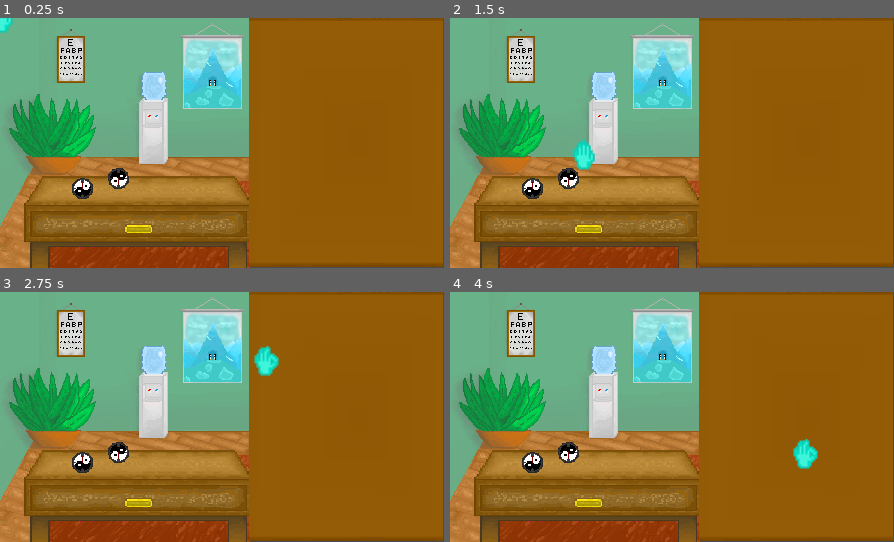
Above: before the commit, frames 1-4 (two rows, left to right).
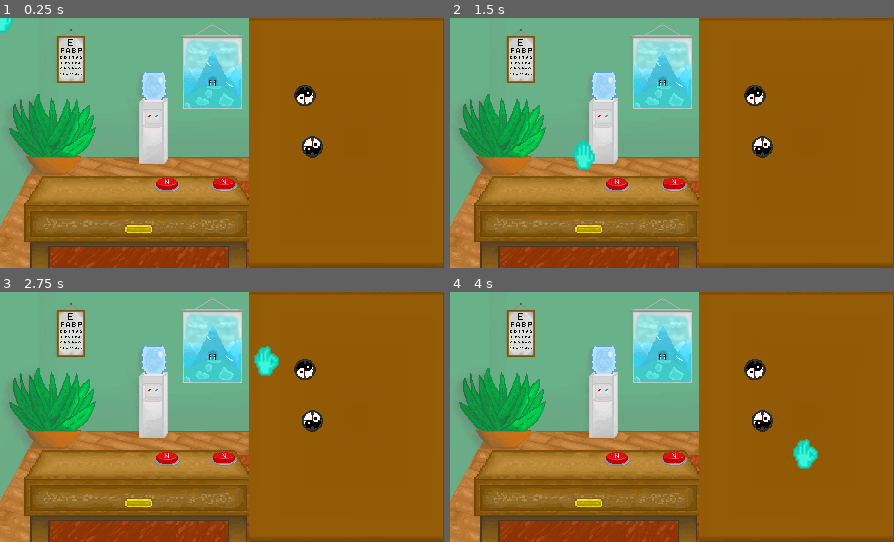
Above: after the commit, the same moments.

Repository: kari0036/Next-please-game-
Game: Godot game, scene res://scenes/Gabinet_Lekarski.tscn
Same seed, same stepped clock (60 frames per second), same inputs: the game is played once before the commit and once after it.
Inputs (mouse positions are in pixels of both pictures, inside the frame that each line leads up to):
- Up to frame 1 (0.25 s): no input
- Up to frame 2 (1.5 s): tap Enter at 0.5 s; move the mouse to (769, 130) at 0.52 s; press the mouse at (769, 130) at 0.53 s; tap Space at 1.25 s; move the mouse to (583, 155) at 1.27 s; release the mouse at (583, 155) at 1.28 s; click (583, 155) at 1.35 s
- Up to frame 3 (2.75 s): tap Enter at 2 s; move the mouse to (266, 362) at 2.02 s; press the mouse at (266, 362) at 2.03 s
- Up to frame 4 (4 s): tap Space at 2.75 s; move the mouse to (649, 467) at 2.77 s; release the mouse at (649, 467) at 2.78 s; click (649, 467) at 2.85 s; tap Enter at 3.5 s; move the mouse to (805, 454) at 3.52 s; press the mouse at (805, 454) at 3.53 s

The runs differ from the first frame. In frame 1, 1.8% of the frame differs, in the area x 16-73%, y 26-73%; in frame 2, 1.8%; in frame 3, 1.8%; in frame 4, 1.8%.

Commit message:
add buton

Diff:
--- /dev/null
+++ b/Next Please Game/scenes/Button.tscn
@@ -0,0 +1,41 @@
+[gd_scene load_steps=7 format=2]
+
+[ext_resource path="res://assets/button.png" type="Texture" id=1]
+[ext_resource path="res://scripts/NextPlease.gd" type="Script" id=2]
+
+[sub_resource type="AtlasTexture" id=1]
+atlas = ExtResource( 1 )
+region = Rect2( 0, 0, 32, 32 )
+
+[sub_resource type="AtlasTexture" id=2]
+atlas = ExtResource( 1 )
+region = Rect2( 32, 0, 32, 32 )
+
+[sub_resource type="SpriteFrames" id=3]
+animations = [ {
+"frames": [ SubResource( 1 ), SubResource( 2 ) ],
+"loop": true,
+"name": "default",
+"speed": 5.0
+} ]
+
+[sub_resource type="CircleShape2D" id=4]
+radius = 8.84673
+
+[node name="NextPlease" type="StaticBody2D" groups=[
+"button",
+]]
+position = Vector2( 0, -0.117987 )
+scale = Vector2( 1.5, 1.5 )
+script = ExtResource( 2 )
+__meta__ = {
+"_edit_group_": true
+}
+
+[node name="Sprite" type="AnimatedSprite" parent="."]
+position = Vector2( 0.461, -2.5 )
+scale = Vector2( 0.595821, 0.552111 )
+frames = SubResource( 3 )
+
+[node name="CollisionShape2D" type="CollisionShape2D" parent="."]
+shape = SubResource( 4 )
--- a/Next Please Game/scenes/Gabinet_Lekarski.tscn
+++ b/Next Please Game/scenes/Gabinet_Lekarski.tscn
@@ -1,9 +1,10 @@
-[gd_scene load_steps=5 format=2]
+[gd_scene load_steps=6 format=2]
 
 [ext_resource path="res://assets/pokuj.png" type="Texture" id=1]
 [ext_resource path="res://scenes/Stół.tscn" type="PackedScene" id=2]
 [ext_resource path="res://scenes/Ręka.tscn" type="PackedScene" id=3]
 [ext_resource path="res://scenes/item.tscn" type="PackedScene" id=4]
+[ext_resource path="res://scenes/Button.tscn" type="PackedScene" id=5]
 
 [node name="World" type="Node2D"]
 
@@ -14,11 +15,17 @@
 [node name="Stół" parent="." instance=ExtResource( 2 )]
 
 [node name="item2" parent="." instance=ExtResource( 4 )]
-position = Vector2( 119, 160 )
+position = Vector2( 305.259, 77.1717 )
 rotation = 3.14159
 
 [node name="item" parent="." instance=ExtResource( 4 )]
-position = Vector2( 82, 171 )
+position = Vector2( 311.985, 129.376 )
 
 [node name="ręka" parent="." instance=ExtResource( 3 )]
-position = Vector2( 199, 176 )
+position = Vector2( 191.755, 103.555 )
+
+[node name="NextPlease" parent="." instance=ExtResource( 5 )]
+position = Vector2( 223.568, 164.35 )
+
+[node name="NextPlease2" parent="." instance=ExtResource( 5 )]
+position = Vector2( 166.661, 164.79 )
--- a/Next Please Game/scenes/Stół.tscn
+++ b/Next Please Game/scenes/Stół.tscn
@@ -3,7 +3,7 @@
 [ext_resource path="res://assets/stół.png" type="Texture" id=1]
 
 [sub_resource type="RectangleShape2D" id=1]
-extents = Vector2( 97.9862, 122.495 )
+extents = Vector2( 88.9247, 111.337 )
 
 [node name="Stół" type="StaticBody2D" groups=[
 "item_holder",
--- a/Next Please Game/scenes/item.tscn
+++ b/Next Please Game/scenes/item.tscn
@@ -3,6 +3,7 @@
 [ext_resource path="res://assets/zegr.png" type="Texture" id=2]
 
 [sub_resource type="CircleShape2D" id=1]
+radius = 6.0624
 
 [node name="item" type="StaticBody2D" groups=[
 "items",
--- /dev/null
+++ b/Next Please Game/scenes/stół.tscn
@@ -0,0 +1,16 @@
+[gd_scene load_steps=3 format=2]
+
+[ext_resource path="res://assets/stół.png" type="Texture" id=1]
+
+[sub_resource type="RectangleShape2D" id=1]
+extents = Vector2( 94.108, 118.997 )
+
+[node name="StaticBody2D" type="StaticBody2D"]
+
+[node name="stół2" type="Sprite" parent="."]
+scale = Vector2( 0.234583, 0.3125 )
+z_index = -1
+texture = ExtResource( 1 )
+
+[node name="CollisionShape2D" type="CollisionShape2D" parent="."]
+shape = SubResource( 1 )
--- /dev/null
+++ b/Next Please Game/scripts/NextPlease.gd
@@ -0,0 +1,9 @@
+extends StaticBody2D
+
+onready var sprite = $Sprite
+
+func press():
+	sprite.frame = 1
+
+func unpress():
+	sprite.frame = 0
--- a/Next Please Game/scripts/ręka.gd
+++ b/Next Please Game/scripts/ręka.gd
@@ -8,50 +8,61 @@
 
 onready var sprite = $sprite
 
+#global var
+var CarriedItem
+var CurrentState
+var ButtonPresed
+var SavedPositon = Vector2.ZERO
+#global var
 
 func _ready():
 	Input.set_mouse_mode(Input.MOUSE_MODE_HIDDEN)
 
 
-var carried_item
-var saved_pos = Vector2.ZERO
-
 func grab_state():
-	if !carried_item:
+	if !CarriedItem:
 		for body in  get_overlapping_bodies():
 			if body.is_in_group("items"):
-				carried_item = body
-				saved_pos = carried_item.position
+				CarriedItem = body
+				SavedPositon = CarriedItem.position
 				break
+			if body.is_in_group("button"):
+				if !ButtonPresed:
+					body.press()
+					ButtonPresed = true
+					break
 	else:
-		carried_item.position = position
+		CarriedItem.position = position
 
 
 	sprite.frame = 1
+
 func idle_state():
 	var on_holder = false
-	if carried_item:
 
+	if CarriedItem:
 		for body in get_overlapping_bodies():
 				if body.is_in_group("item_holder"):
 					on_holder = true
 		if !on_holder:
-			carried_item.position = saved_pos
-		carried_item = null
+			CarriedItem.position = SavedPositon
+
+		CarriedItem = null
 	sprite.frame = 0
 
+func _physics_process(delta):
 
-
-
-var current_state
-func _physics_process(delta):
 	position = lerp(get_global_mouse_position(),position,0.6)
 
-	if (Input.is_action_pressed("grab")): current_state = STATE.GRAB
-	else: current_state = STATE.IDLE
+	if (Input.is_action_pressed("grab")):
+		CurrentState = STATE.GRAB
+	else:
+		CurrentState = STATE.IDLE
 
-	match current_state:
+	match CurrentState:
 		STATE.IDLE:
+			get_tree().call_group("button", "unpress")
+			ButtonPresed = false
 			idle_state()
 		STATE.GRAB:
 			grab_state()
Binary file added: Next Please Game/assets/button.png
Not shown, changed: Next Please Game/assets/button.png.import
Binary file removed: Next Please Game/assets/kugelshreiber.png
